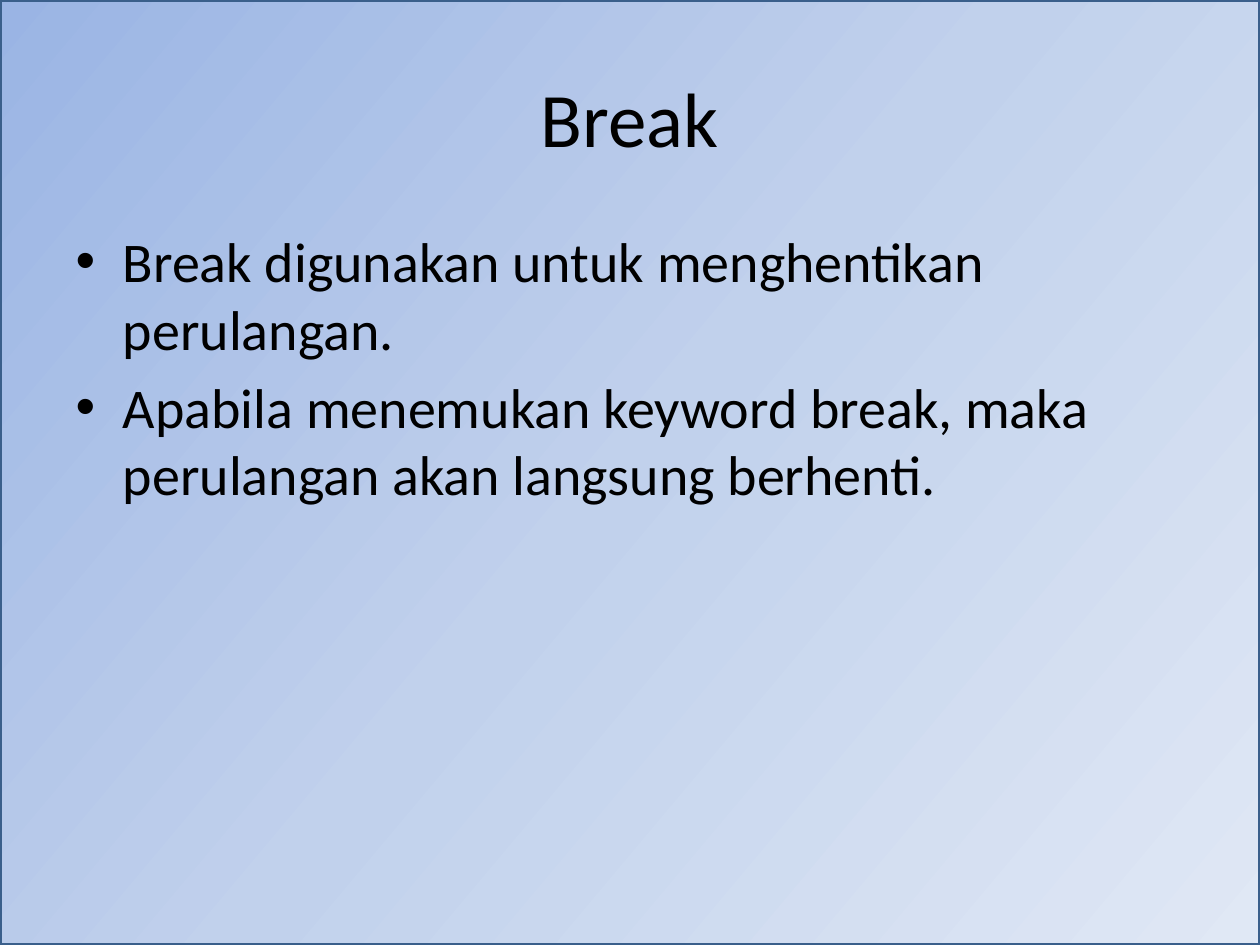
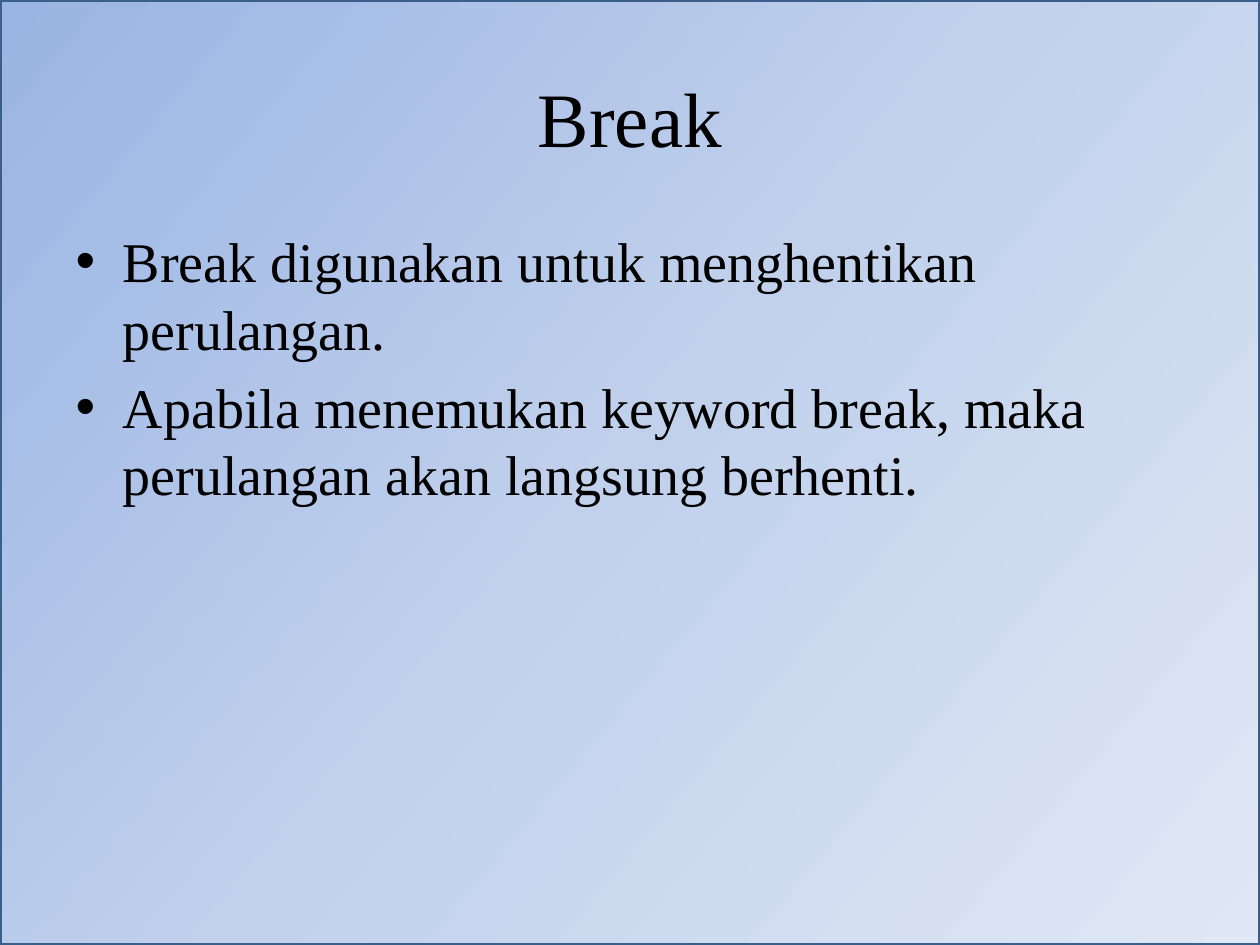
Before and after one commit to blodstone/Pengantar-Algoritma, a slide deck: slide 2 of Presentasi/Pertemuan 5 Percabangan dan Perulangan.pptx. Drawn at 1260x945 pixels with LibreOffice and Linux fonts; fonts in the diff are those of the drawing. Boxes give left, top, right and bottom in pixels: in the first picture for what was removed or moved away, otherwise in the second. Text is boxed around its words. In the diff, an @@ line names an element or a change of style, - is before the commit and + after.

```diff
--- a/Presentasi/Pertemuan 5 Percabangan dan Perulangan.pptx
+++ b/Presentasi/Pertemuan 5 Percabangan dan Perulangan.pptx
@@ title "Break" at bbox=[538, 93, 722, 148]: font Calibri to Times New Roman @@
@@ text "Break digunakan untuk menghentikan perulangan." at bbox=[123, 243, 1085, 506]: font Calibri to Times New Roman @@
```
Also in this commit, not shown: 3 other slides changed, 29 other files.
